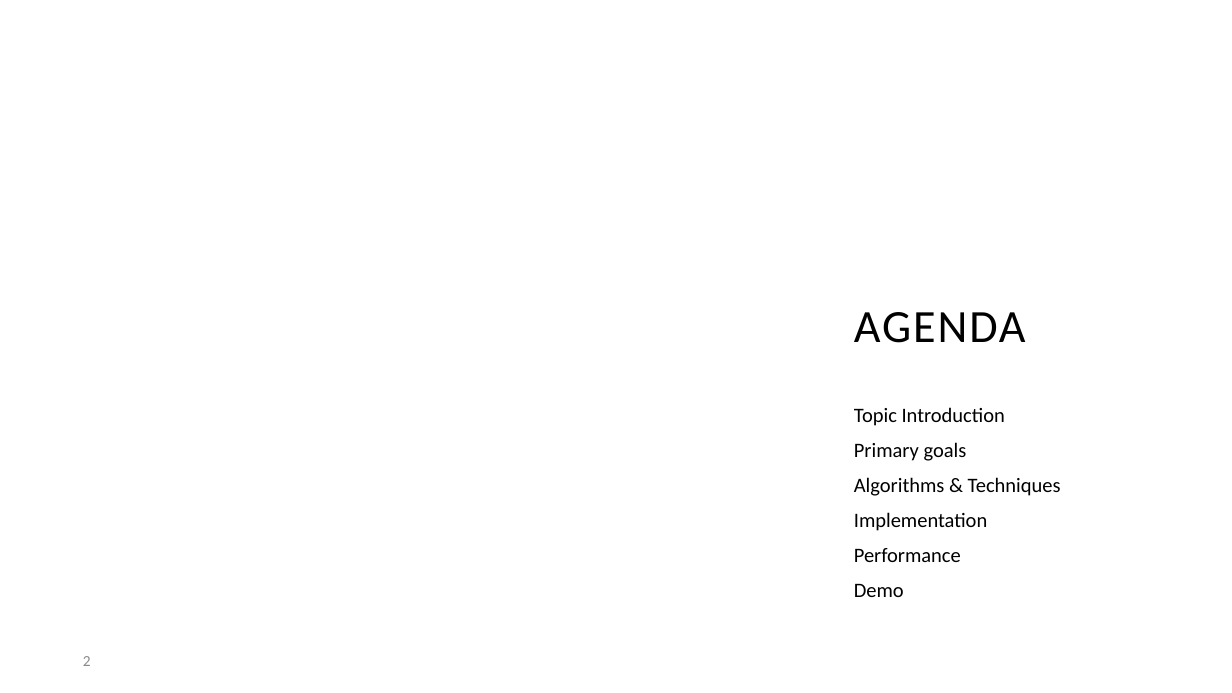
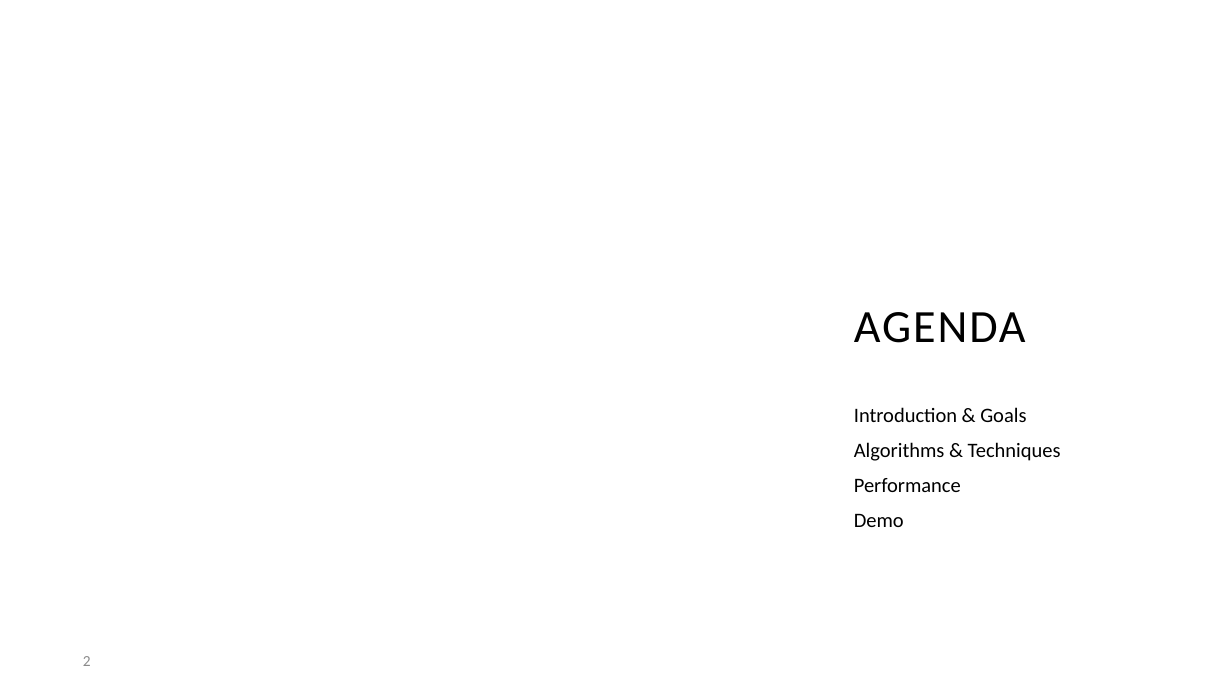
Before and after one commit to devinsburke/CourseProject, a slide deck: slide 2 of Presentation.pptx. Drawn at 1232x693 pixels with LibreOffice and Linux fonts; fonts in the diff are those of the drawing; background and template pictures are left out. Boxes give left, top, right and bottom in pixels: in the first picture for what was removed or moved away, otherwise in the second. Text is boxed around its words. In the diff, an @@ line names an element or a change of style, - is before the commit and + after.

```diff
--- a/Presentation.pptx
+++ b/Presentation.pptx
@@ subtitle at [854, 407, 1026, 422]: text changed @@
-Topic Introduction
-Primary goals
+Introduction & Goals
@@ subtitle at [854, 512, 987, 531]: paragraph removed @@
-Implementation
```
Also in this commit, not shown: 4 other slides changed.
